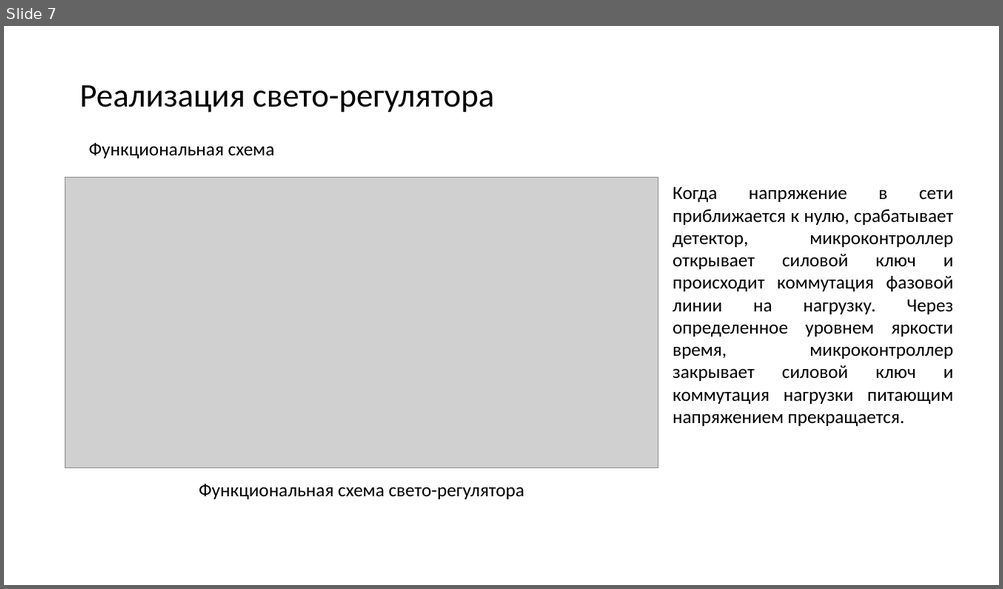
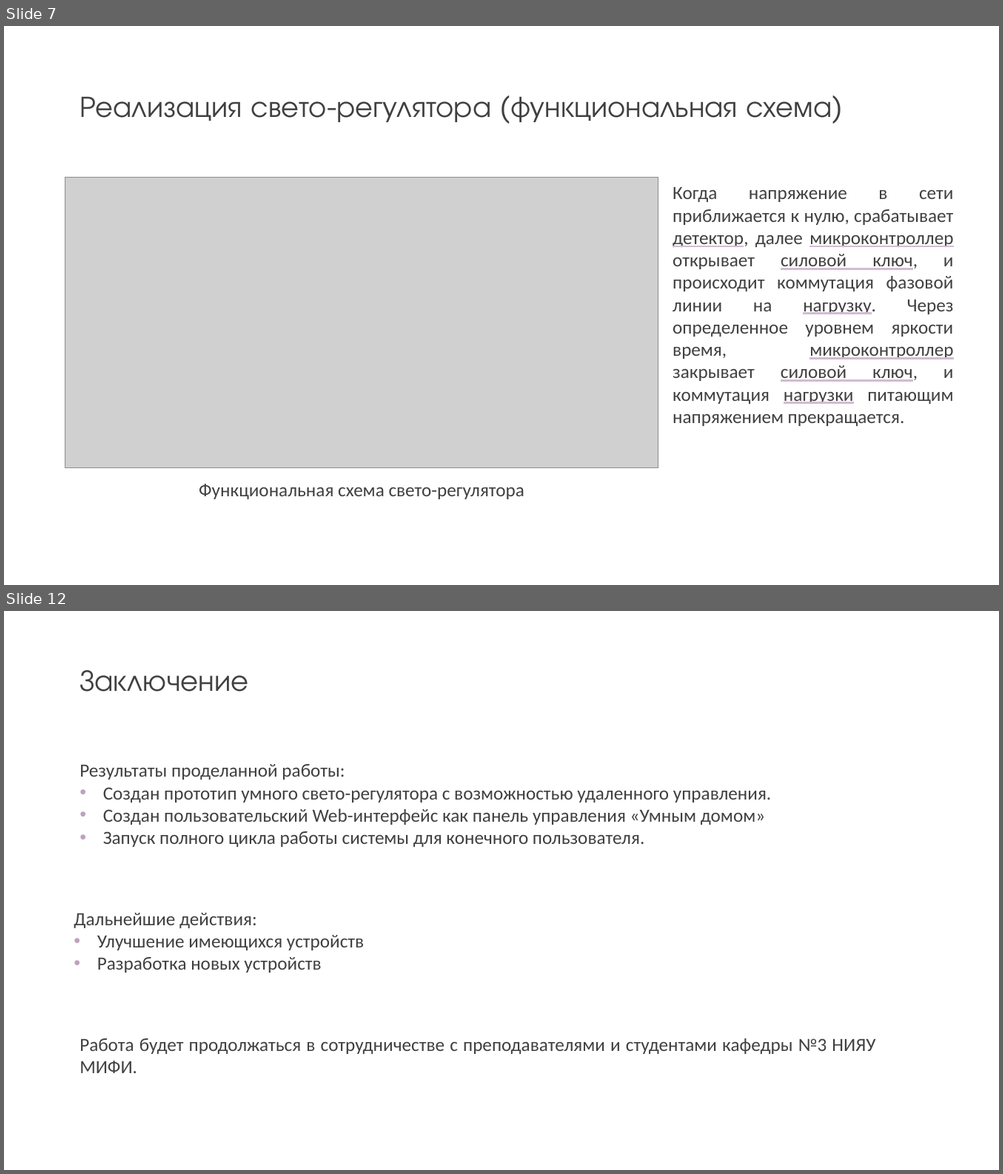
Before and after one commit to kaf3/dimmer, a slide deck: Презентация1.pptx. Shown one above the other, each under a label of ours: slide 7 before the commit, slides 7 and 12 after it; the slides between them are not shown. The pictures are 1003x589 and 1003x1174 pixels, drawn with LibreOffice and Linux fonts; fonts in the diff are those of the drawing; grey boxes stand for pictures. Boxes give left, top, right and bottom in pixels: in the first picture for what was removed or moved away, otherwise in the second. Text is boxed around its words. In the diff, an @@ line names an element or a change of style, - is before the commit and + after.

```diff
--- a/Презентация1.pptx
+++ b/Презентация1.pptx
@@ slide 12 added at box(4, 611, 999, 1170), background #FFFFFF @@
@@ title added at box(79, 670, 248, 692), 29 pt, text #404040 @@
+Заключение
@@ text added at box(79, 764, 771, 847), 18 pt, text #404040 @@
+Результаты проделанной работы:
+• Создан прототип умного свето-регулятора с возможностью удаленного управления.
+• Создан пользовательский Web-интерфейс как панель управления «Умным домом»
+• Запуск полного цикла работы системы для конечного пользователя.
@@ text added at box(74, 913, 364, 973), 18 pt, text #404040 @@
+Дальнейшие действия:
+• Улучшение имеющихся устройств
+• Разработка новых устройств
@@ text added at box(79, 1039, 875, 1073), 18 pt, text #404040 @@
+Работа будет продолжаться в сотрудничестве с преподавателями и студентами кафедры №3 НИЯУ МИФИ.
@@ slide 7 changed as well @@
@@ title at box(79, 96, 831, 122): text changed; size 32 to 28.8 pt; font Calibri to TeX Gyre Adventor; text colour #000000 to #404040 @@
-Реализация свето-регулятора
+Реализация свето-регулятора (функциональная схема)
@@ text removed at box(89, 143, 275, 158) @@
-Функциональная схема
@@ text at box(672, 187, 953, 426): text changed; text colour #000000 to #404040 @@
-Когда напряжение в сети приближается к нулю, срабатывает детектор, микроконтроллер открывает силовой ключ и происходит коммутация фазовой линии на нагрузку. Через определенное уровнем яркости время, микроконтроллер закрывает силовой ключ и коммутация нагрузки питающим напряжением прекращается.
+Когда напряжение в сети приближается к нулю, срабатывает детектор, далее микроконтроллер открывает силовой ключ, и происходит коммутация фазовой линии на нагрузку. Через определенное уровнем яркости время, микроконтроллер закрывает силовой ключ, и коммутация нагрузки питающим напряжением прекращается.
@@ text "Функциональная схема свето-регулятора" at box(199, 484, 524, 500): text colour #000000 to #404040 @@
```
Also in this commit, not shown: 4 other slides changed, 7 other slides added, 2 slides removed, 2 other files.
